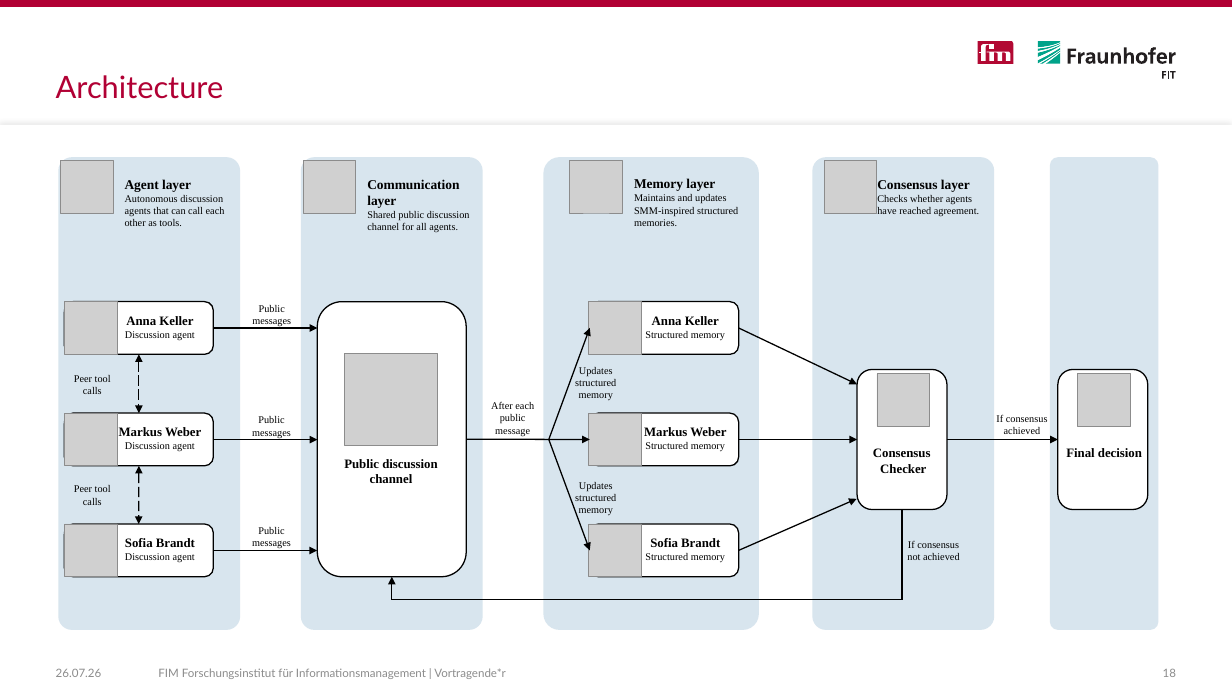
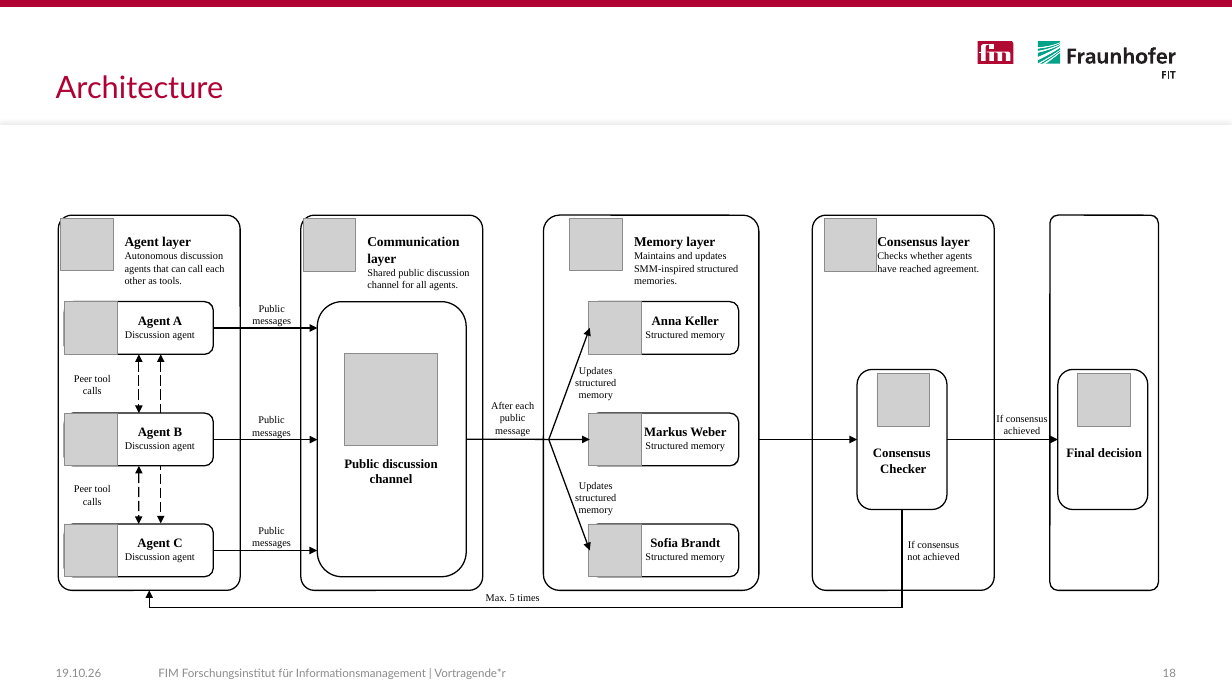
Before and after one commit to LeoH04/bachelor_thesis, a slide deck: slide 18 of 03_report/presentation/BA_Hegemann.pptx. Drawn at 1232x693 pixels with LibreOffice and Linux fonts; fonts in the diff are those of the drawing; grey boxes stand for pictures. Boxes give left, top, right and bottom in pixels: in the first picture for what was removed or moved away, otherwise in the second. Text is boxed around its words. In the diff, an @@ line names an element or a change of style, - is before the commit and + after.

```diff
--- a/03_report/presentation/BA_Hegemann.pptx
+++ b/03_report/presentation/BA_Hegemann.pptx
@@ picture removed at (61,161,114,213) @@
@@ picture removed at (303,161,356,213) @@
@@ picture removed at (570,161,623,213) @@
@@ picture removed at (824,161,877,213) @@
@@ rounded rectangle: place and size @@
-rounded rectangle at (58,157,240,630)
+rounded rectangle at (58,215,240,591)
@@ picture added at (61,218,114,271) @@
@@ rounded rectangle: place and size @@
-rounded rectangle at (301,157,483,630)
+rounded rectangle at (301,215,483,591)
@@ picture added at (303,218,356,271) @@
@@ rounded rectangle: place and size @@
-rounded rectangle at (543,157,759,630)
+rounded rectangle at (543,215,759,591)
@@ picture added at (570,218,623,271) @@
@@ rounded rectangle: place and size @@
-rounded rectangle at (812,157,994,630)
+rounded rectangle at (812,215,994,591)
@@ picture added at (824,218,877,271) @@
@@ 4 texts: place and size @@
-4 texts at (125,179,979,452)
+4 texts at (125,236,979,340)
@@ fill #D8E5EE to none; outline none to #000000 1 pt in 5 elements at (543,215,759,591), (58,215,240,591), (301,215,483,591), (812,215,994,591), (1050,215,1158,591) @@
@@ rounded rectangle: place and size @@
-rounded rectangle at (1050,157,1158,630)
+rounded rectangle at (1050,215,1158,591)
@@ text at (138,316,182,328): text changed @@
-Anna Keller
+Agent A
@@ arrow removed from (738, 328) to (858, 384) @@
@@ double arrow added from (161, 355) to (161, 523), #000000 1 pt dashed @@
@@ text at (138,427,183,439): text changed @@
-Markus Weber
+Agent B
@@ arrow moved from (738, 440) - (858, 440) to (759, 440) - (858, 440) @@
@@ elbow arrow moved from (902, 509) - (392, 577) to (902, 509) - (150, 591) @@
@@ arrow removed from (738, 551) to (857, 499) @@
@@ text at (137,538,182,550): text changed @@
-Sofia Brandt
+Agent C
@@ text added at (486,594,539,601), 8 pt, text #000000 @@
+Max. 5 times
@@ text at (56,669,102,677): text changed @@
-26.07.26
+19.10.26
```
Also in this commit, not shown: 19 other slides changed, 1 slide added, 31 other files.
